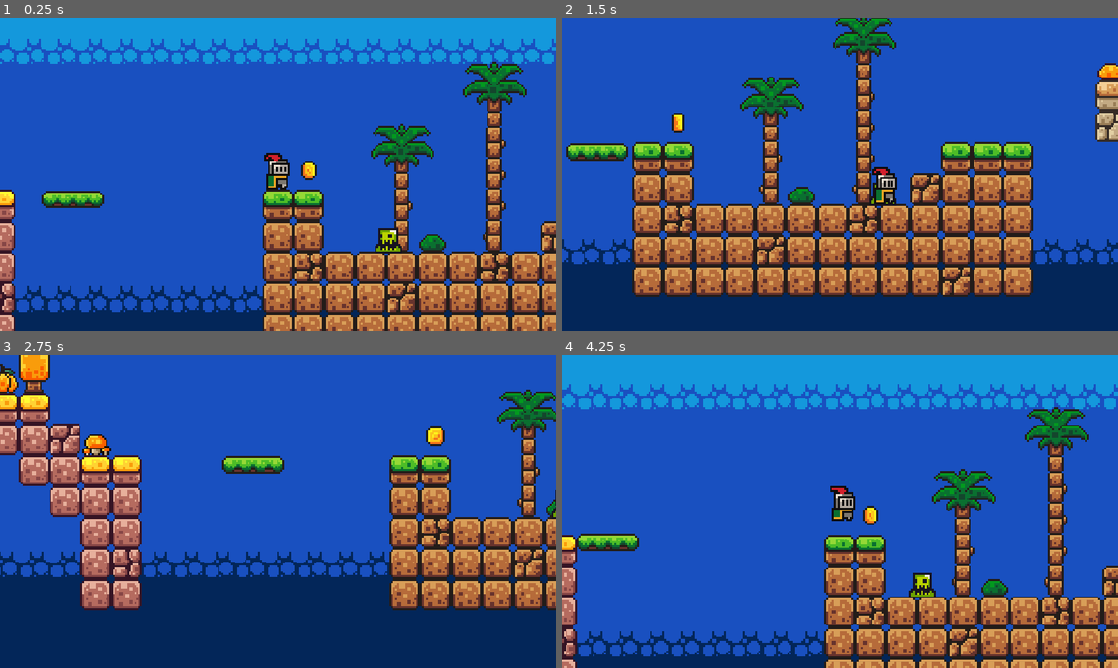
Above: before the commit, frames 1-4 (two rows, left to right).
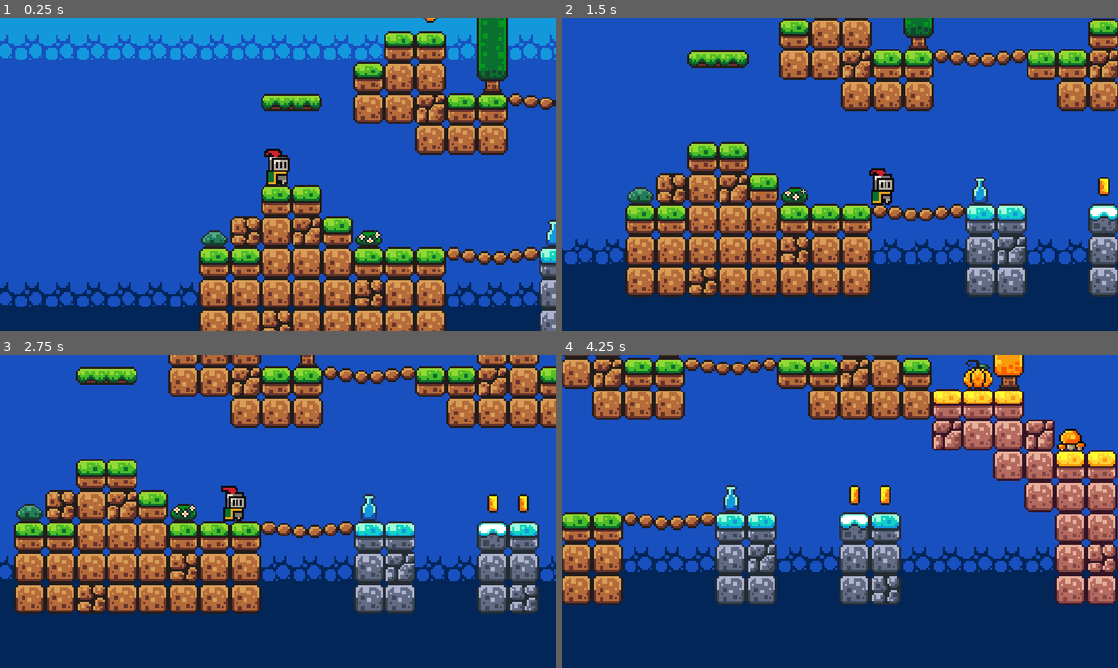
Above: after the commit, the same moments.

Repository: DMGGames/first-game
Game: Godot game, scene res://scenes/game.tscn
Two runs of this game, one before a commit and one after it. Both use one fixed random seed, a clock stepped at 60 frames per second and the inputs below.
Inputs:
- Up to frame 1 (0.25 s): no input
- Up to frame 2 (1.5 s): tap Enter (ui_accept) at 0.5, 0.77 s; hold Right (ui_right) from 0.53 s (still down)
- Up to frame 3 (2.75 s): tap Enter (ui_accept) at 1.52 s; release Right (ui_right) at 2.03 s; hold Left (ui_left) from 2.03 s (still down)
- Up to frame 4 (4.25 s): release Left (ui_left) at 2.78 s; hold Right (ui_right) from 2.78 s (still down); tap Enter (ui_accept) at 3.02, 3.77 s

The runs differ from the first frame. In frame 1, 36% of the frame differs, in the area x 0-100%, y 0-100%; in frame 2, 42%; in frame 3, 48%; in frame 4, 65%.

Commit message:
Better Killzone
disabled player collision and lowered in-game time when killed so the game slows down and the player falls through the map

Diff:
--- a/scenes/game.tscn
+++ b/scenes/game.tscn
@@ -221,7 +221,7 @@
 layer_1/tile_data = PackedInt32Array(-196606, 0, 0, -262141, 0, 0, -262140, 0, 0, 65536, 0, 0, 131071, 0, 0, 262142, 0, …(3359 unchanged characters)…
 
 [node name="Player" parent="." unique_id=1766598121 instance=ExtResource("1_uwrxv")]
-position = Vector2(472, 9)
+position = Vector2(-7, 14)
 
 [node name="Camera2D" type="Camera2D" parent="Player" unique_id=1598666565]
 position = Vector2(0, -5)
--- a/scripts/killzone.gd
+++ b/scripts/killzone.gd
@@ -4,8 +4,11 @@
 
 func _on_body_entered(body: Node2D) -> void:
 	print("You died!")
+	Engine.time_scale = 0.5
+	body.get_node("CollisionShape2D").queue_free()
 	timer.start()
 
 
 func _on_timer_timeout() -> void:
+	Engine.time_scale = 1
 	get_tree().reload_current_scene()
